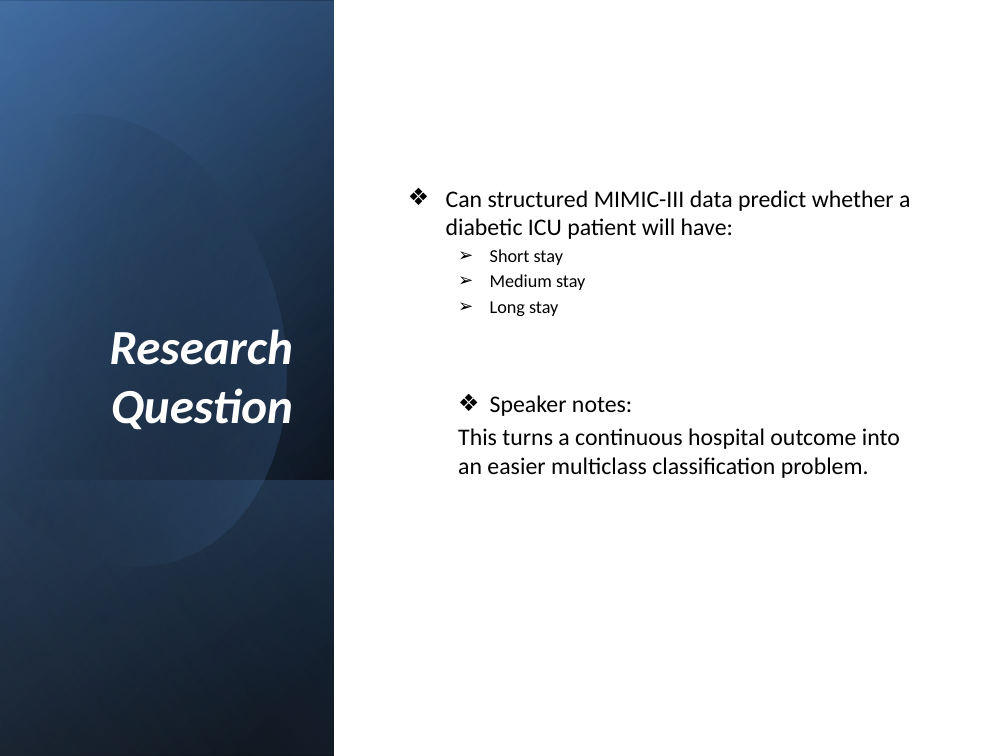
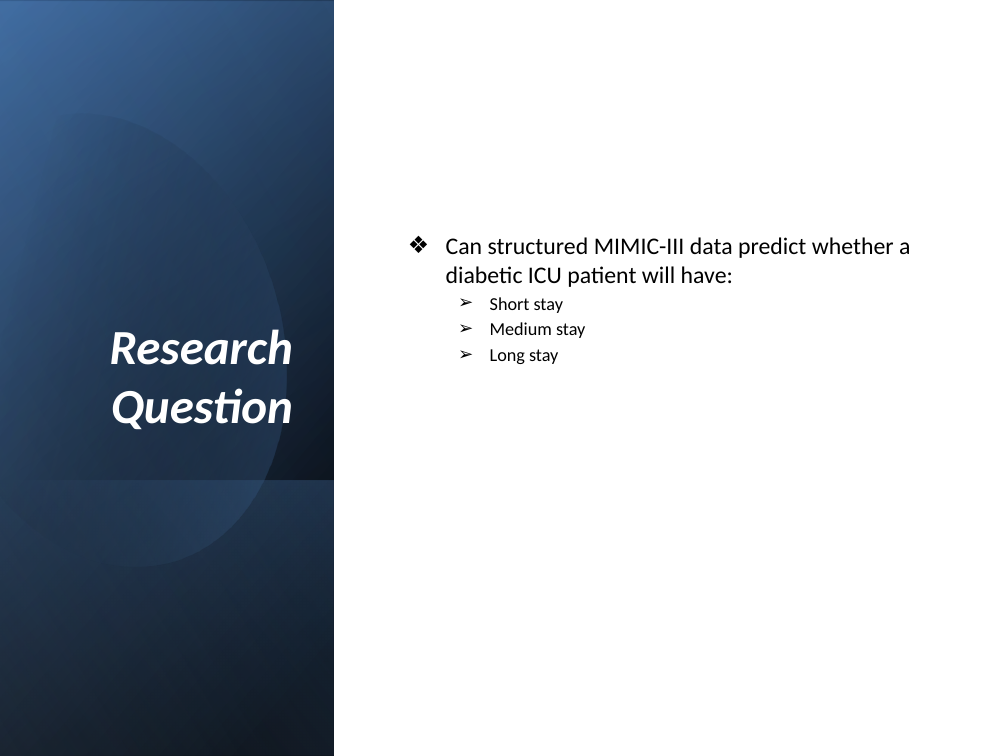
Before and after one commit to abhishekraman2001/AI-Health, a slide deck: slide 5 of akr3222-SelfLearningTuotorial.pptx. Drawn at 1008x756 pixels with LibreOffice and Linux fonts; fonts in the diff are those of the drawing. Boxes give left, top, right and bottom in pixels: in the first picture for what was removed or moved away, otherwise in the second. Text is boxed around its words. In the diff, an @@ line names an element or a change of style, - is before the commit and + after.

```diff
--- a/akr3222-SelfLearningTuotorial.pptx
+++ b/akr3222-SelfLearningTuotorial.pptx
@@ text at (458,395,900,478): paragraphs removed @@
-  ❖ Speaker notes:
-  This turns a continuous hospital outcome into an easier multiclass classification problem.
```
Also in this commit, not shown: 10 other slides changed.
